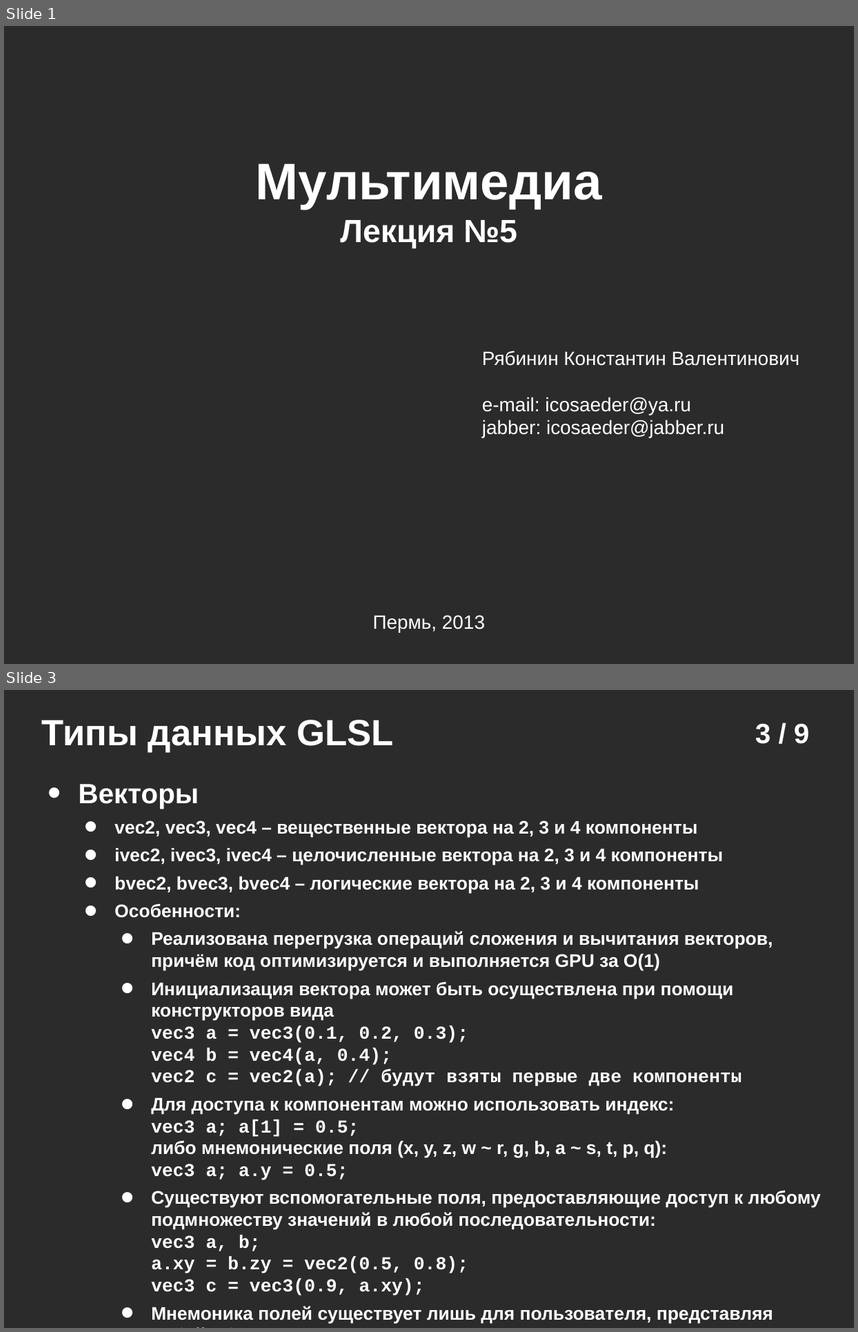
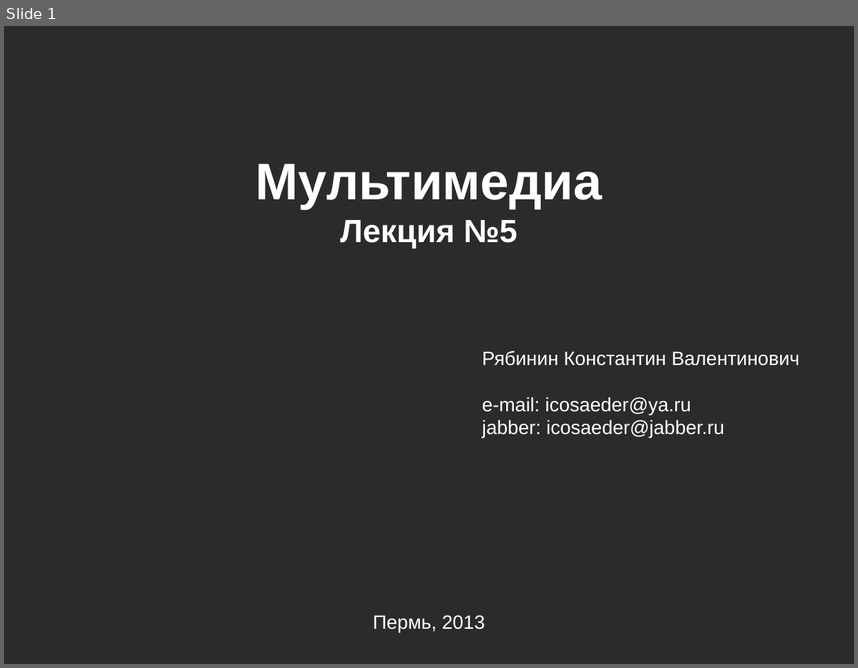
Before and after one commit to icosaeder/cg-lect, a slide deck: Лекции/Лекция 5/Лекция №5.odp. Shown one above the other, each under a label of ours: slides 1 and 3 before the commit, slide 1 after it; the slides between them are not shown. The pictures are 858x1332 and 858x668 pixels, drawn with LibreOffice and Linux fonts; fonts in the diff are those of the drawing; background and template pictures are left out; a plain dark background stands for a picture behind light text. Boxes give left, top, right and bottom in pixels: in the first picture for what was removed or moved away, otherwise in the second. Text is boxed around its words. In the diff, an @@ line names an element or a change of style, - is before the commit and + after.

```diff
--- a/Лекции/Лекция 5/Лекция №5.odp
+++ b/Лекции/Лекция 5/Лекция №5.odp
@@ slide 3 removed at [4, 690, 854, 1328], background picture (left out) @@
@@ text removed at [42, 720, 393, 753] @@
-Типы данных GLSL
@@ page number removed at [755, 724, 809, 744] @@
-3 / 9
@@ text removed at [79, 784, 821, 1323] @@
-• Векторы
-    • vec2, vec3, vec4 – вещественные вектора на 2, 3 и 4 компоненты
-    • ivec2, ivec3, ivec4 – целочисленные вектора на 2, 3 и 4 компоненты
-    • bvec2, bvec3, bvec4 – логические вектора на 2, 3 и 4 компоненты
-    • Особенности:
-        • Реализована перегрузка операций сложения и вычитания векторов, причём код оптимизируется и выполняется GPU за О(1)
-        • Инициализация вектора может быть осуществлена при помощи конструкторов вида
-          vec3 a = vec3(0.1, 0.2, 0.3);
-          vec4 b = vec4(a, 0.4);
-          vec2 c = vec2(a); // будут взяты первые две компоненты
-        • Для доступа к компонентам можно использовать индекс:
-          vec3 a; a[1] = 0.5;
-          либо мнемонические поля (x, y, z, w ~ r, g, b, a ~ s, t, p, q):
-          vec3 a; a.y = 0.5;
-        • Существуют вспомогательные поля, предоставляющие доступ к любому подмножеству значений в любой последовательности:
-          vec3 a, b;
-          a.xy = b.zy = vec2(0.5, 0.8);
-          vec3 c = vec3(0.9, a.xy);
-        • Мнемоника полей существует лишь для пользователя, представляя собой обёртку доступа к данным
```
Also in this commit, not shown: 10 slides added, 7 other slides removed, 8 other files.
